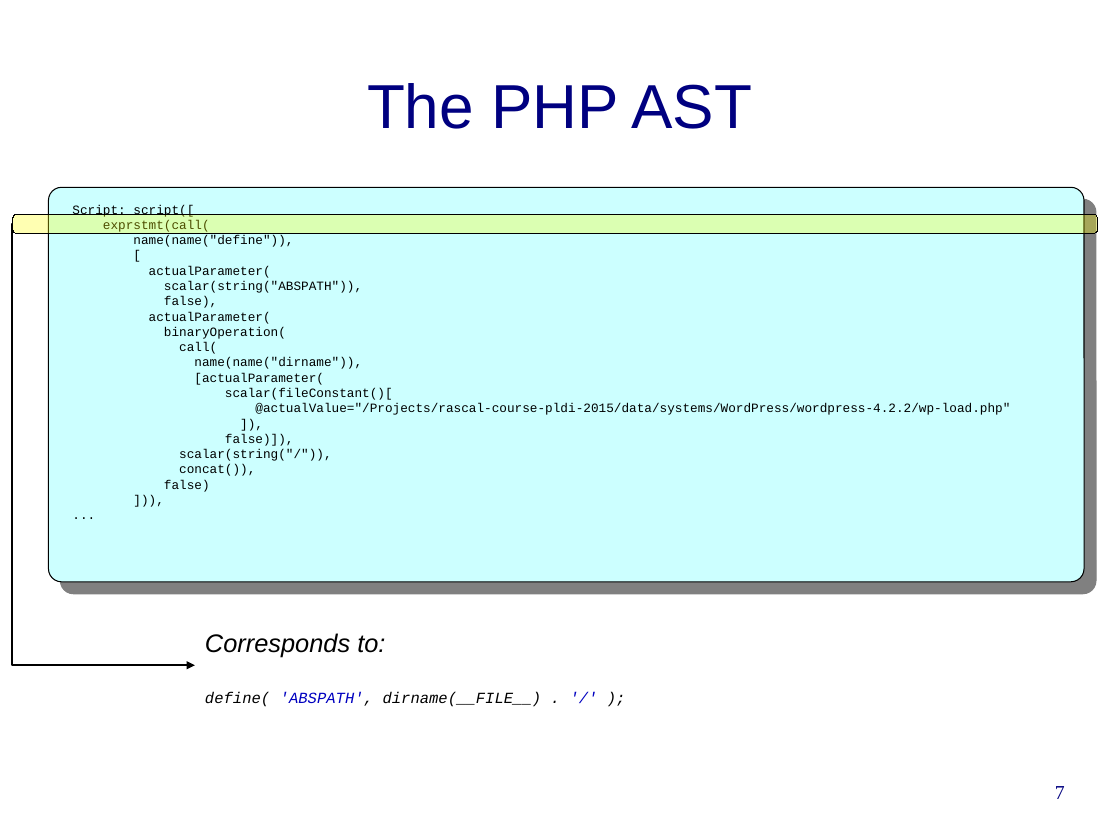
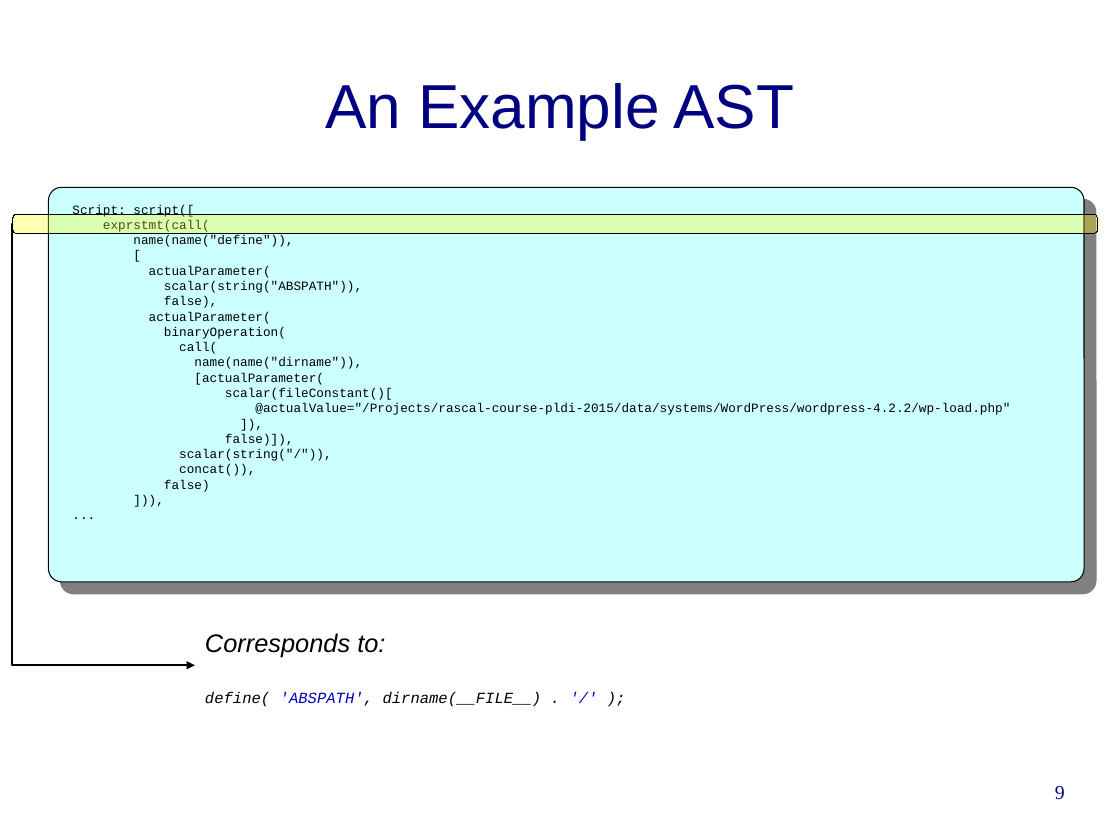
Before and after one commit to cwi-swat/rascal-course-pldi-2015, a slide deck: slide 9 of presentations/PHP-analysis.odp (slide 7 before the commit). Drawn at 1120x840 pixels with LibreOffice and Linux fonts; fonts in the diff are those of the drawing; background and template pictures are left out. Boxes give left, top, right and bottom in pixels: in the first picture for what was removed or moved away, otherwise in the second. Text is boxed around its words. In the diff, an @@ line names an element or a change of style, - is before the commit and + after.

```diff
--- a/presentations/PHP-analysis.odp
+++ b/presentations/PHP-analysis.odp
@@ title at (325,83,794,139): text changed @@
-The PHP AST
+An Example AST
@@ page number at (1055,786,1065,800): text changed @@
-7
+9
```
Also in this commit, not shown: 7 other slides changed, 3 slides added, 4 slides removed.
